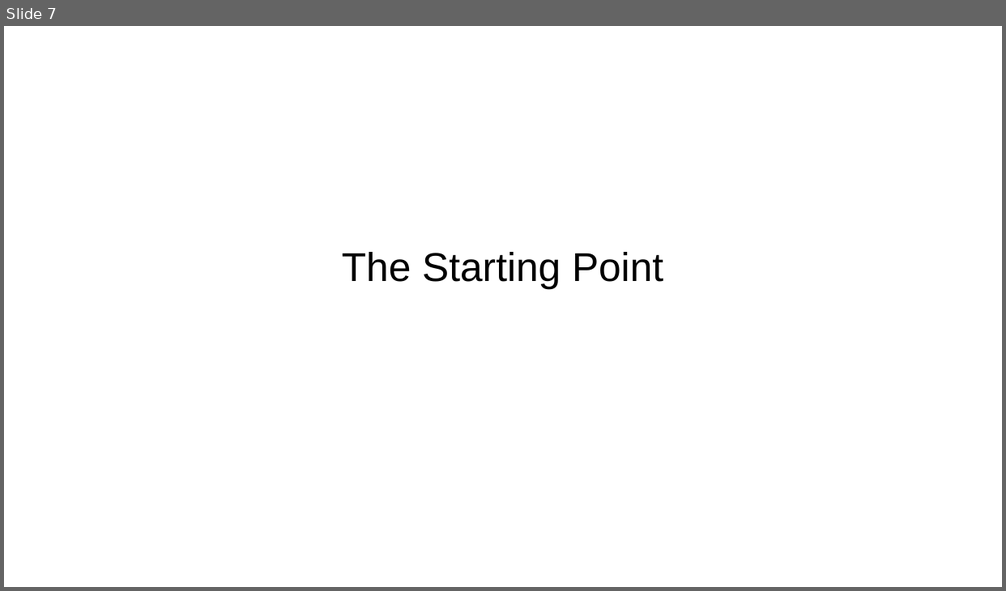
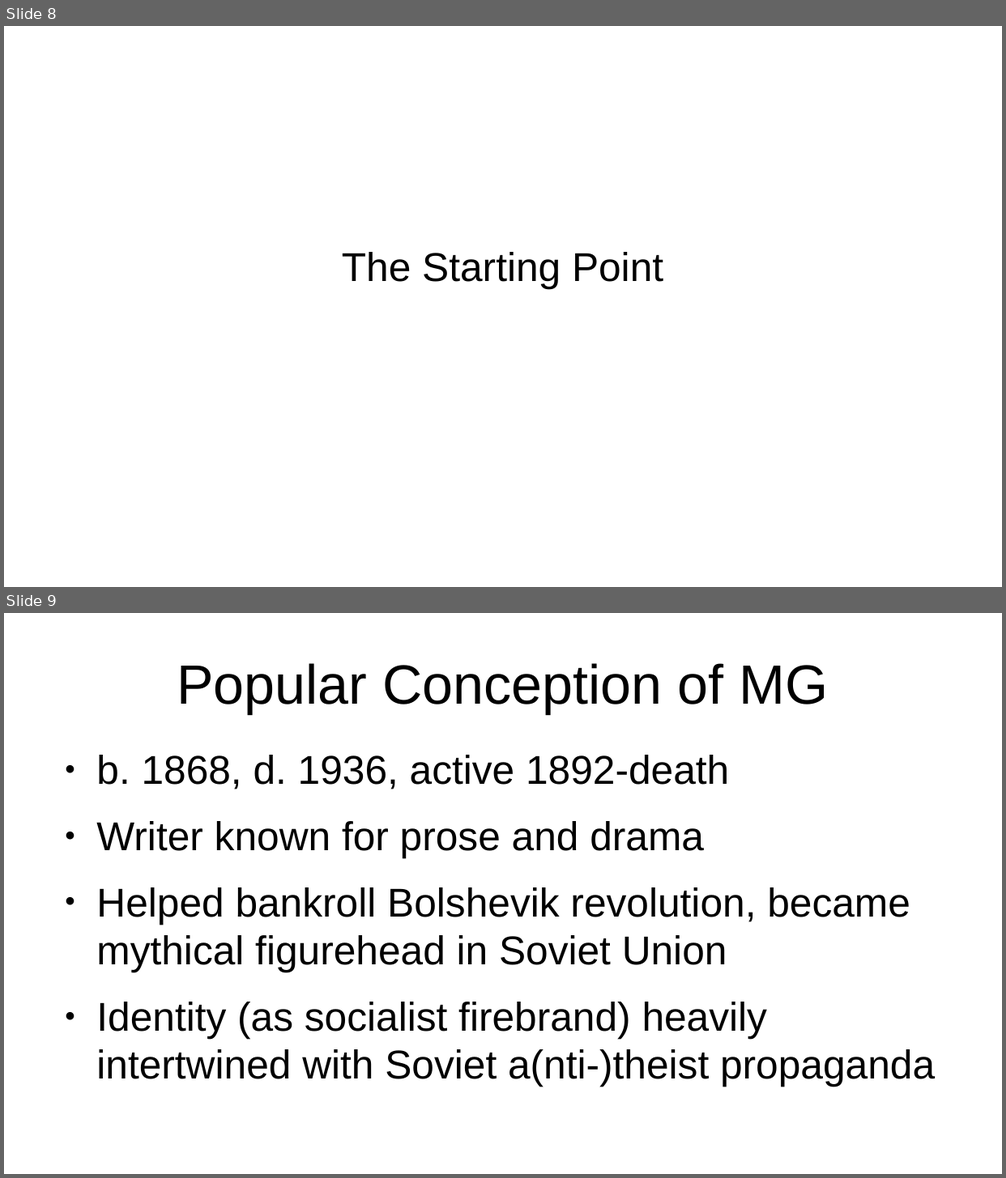
Before and after one commit to kollektivminds/russian-literary-bible, a slide deck: draft/pres.pptx. Shown one above the other, each under a label of ours: slide 7 before the commit, slides 8 and 9 after it. The pictures are 1006x591 and 1006x1178 pixels, drawn with LibreOffice and Linux fonts; fonts in the diff are those of the drawing. Boxes give left, top, right and bottom in pixels: in the first picture for what was removed or moved away, otherwise in the second. Text is boxed around its words. In the diff, an @@ line names an element or a change of style, - is before the commit and + after.

```diff
--- a/draft/pres.pptx
+++ b/draft/pres.pptx
@@ slide 9 added at (4, 613, 1002, 1174), background #FFFFFF @@
@@ title added at (177, 663, 828, 714), 44 pt, text #000000 @@
+Popular Conception of MG
@@ text added at (96, 755, 935, 1087), 32 pt, text #000000 @@
+● b. 1868, d. 1936, active 1892-death
+● Writer known for prose and drama
+● Helped bankroll Bolshevik revolution, became mythical figurehead in Soviet Union
+● Identity (as socialist firebrand) heavily intertwined with Soviet a(nti-)theist propaganda
@@ what was slide 7 is now slide 8 @@
```
Also in this commit, not shown: 7 slides changed, 6 other slides added, 6 other files.
